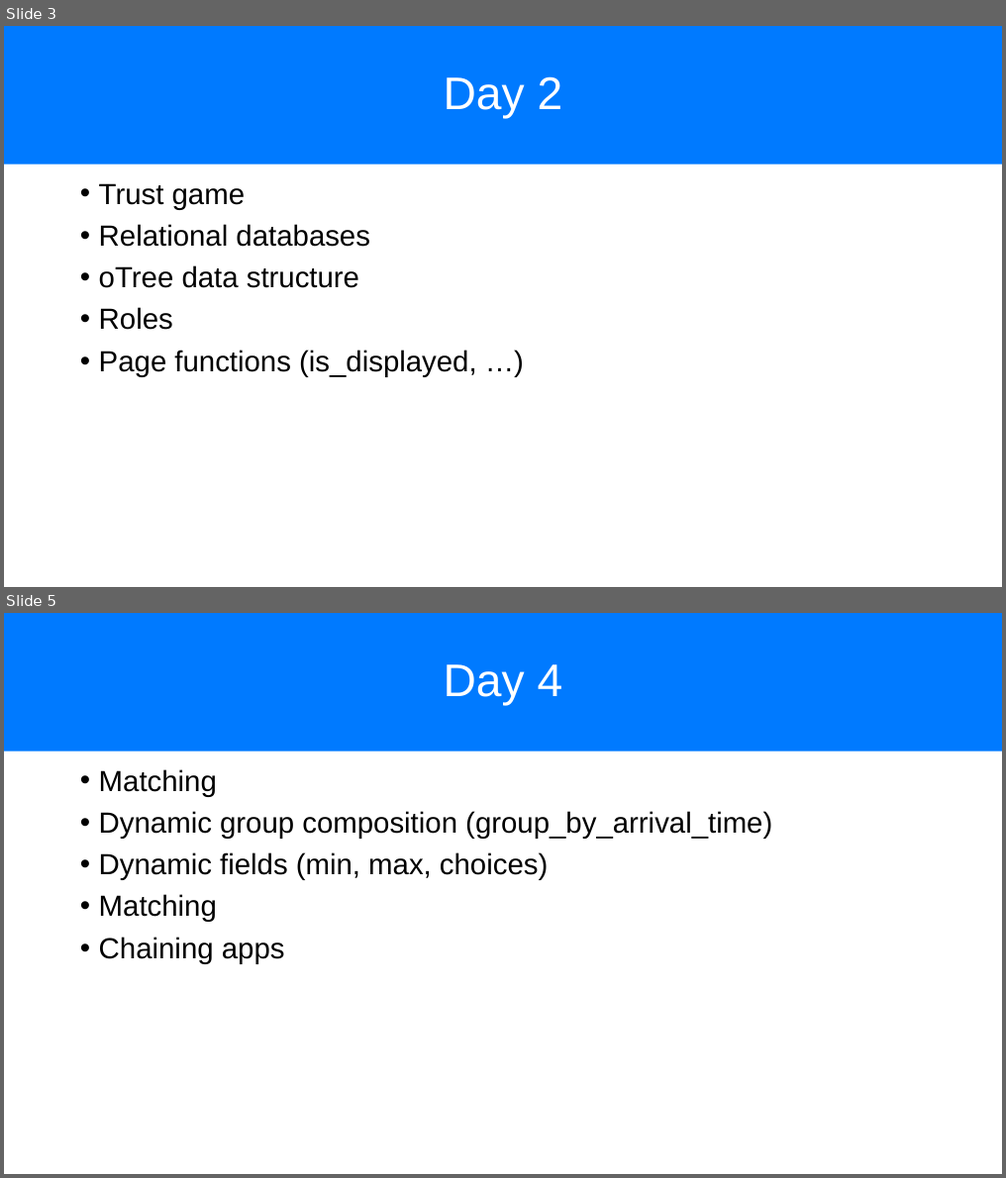
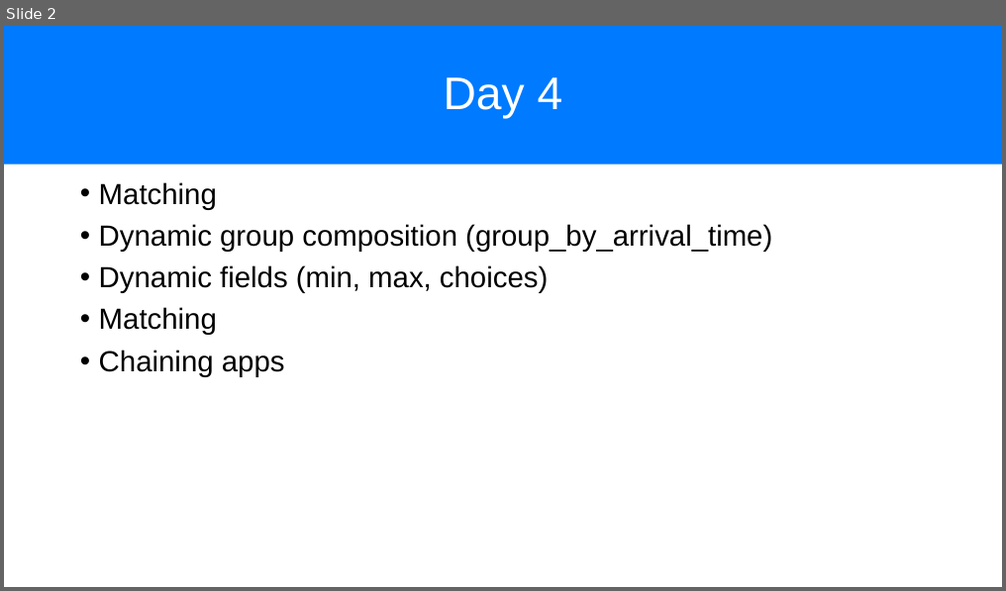
Before and after one commit to chapkovski/uncertainty-summer-school, a slide deck: presentations/frankfurt_july_2019 day4.pptx. Shown one above the other, each under a label of ours: slides 3 and 5 before the commit, slide 2 after it; the slides between them are not shown. The pictures are 1006x1178 and 1006x591 pixels, drawn with LibreOffice and Linux fonts; fonts in the diff are those of the drawing. Boxes give left, top, right and bottom in pixels: in the first picture for what was removed or moved away, otherwise in the second. Text is boxed around its words. In the diff, an @@ line names an element or a change of style, - is before the commit and + after.

```diff
--- a/presentations/frankfurt_july_2019 day4.pptx
+++ b/presentations/frankfurt_july_2019 day4.pptx
@@ slide 3 removed at bbox=[4, 26, 1002, 587], background #FFFFFF @@
@@ title removed at bbox=[4, 26, 1002, 165] @@
-Day 2
@@ text removed at bbox=[99, 183, 477, 377] @@
-• Trust game
-• Relational databases
-• oTree data structure
-• Roles
-• Page functions (is_displayed, …)
@@ what was slide 5 is now slide 2 @@
```
Also in this commit, not shown: 1 slide changed, 42 other slides removed, 21 other files.
